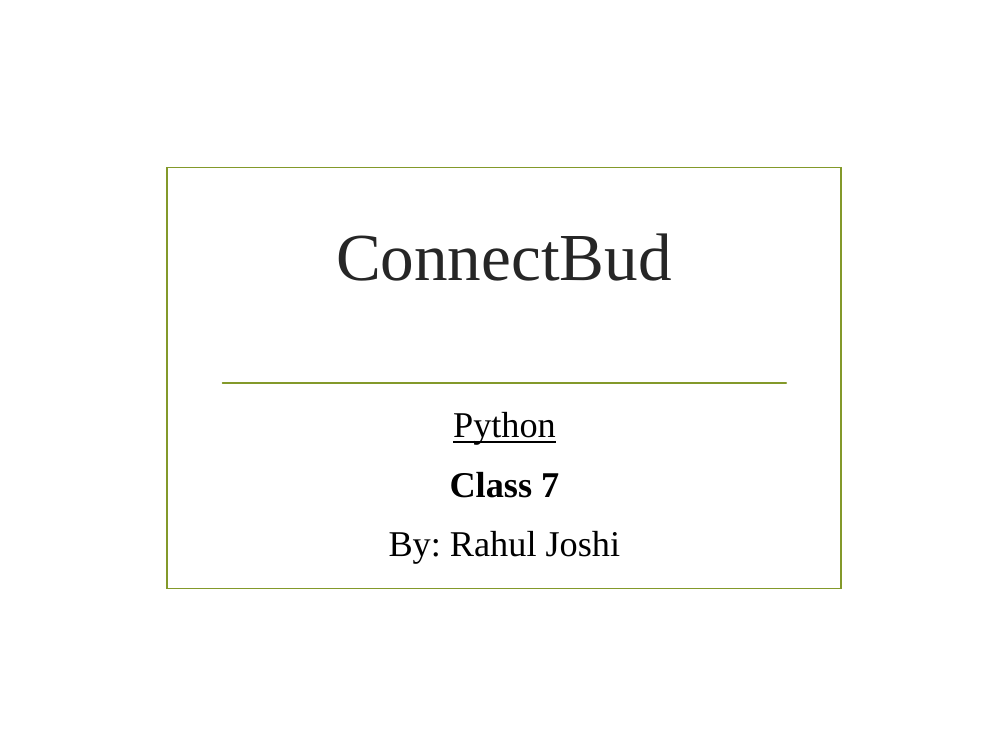
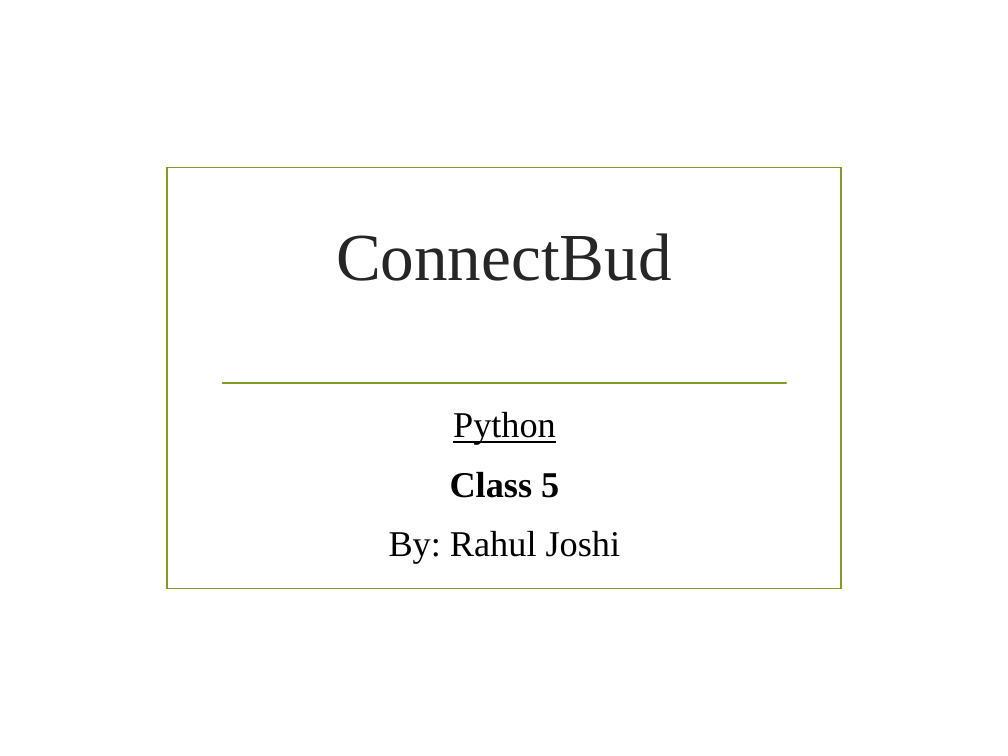
Before and after one commit to tf153/Connect-Bud, a slide deck: slide 1 of PPT/Python/class 7.pptx. Drawn at 1008x756 pixels with LibreOffice and Linux fonts; fonts in the diff are those of the drawing; background and template pictures are left out. Boxes give left, top, right and bottom in pixels: in the first picture for what was removed or moved away, otherwise in the second. Text is boxed around its words. In the diff, an @@ line names an element or a change of style, - is before the commit and + after.

Commit message:
a few classes

```diff
--- a/PPT/Python/class 7.pptx
+++ b/PPT/Python/class 7.pptx
@@ subtitle at (450,471,559,498): text changed @@
-Class 7
+Class 5
```
Also in this commit, not shown: 1 other slide changed, 1 slide removed, 11 other files.
